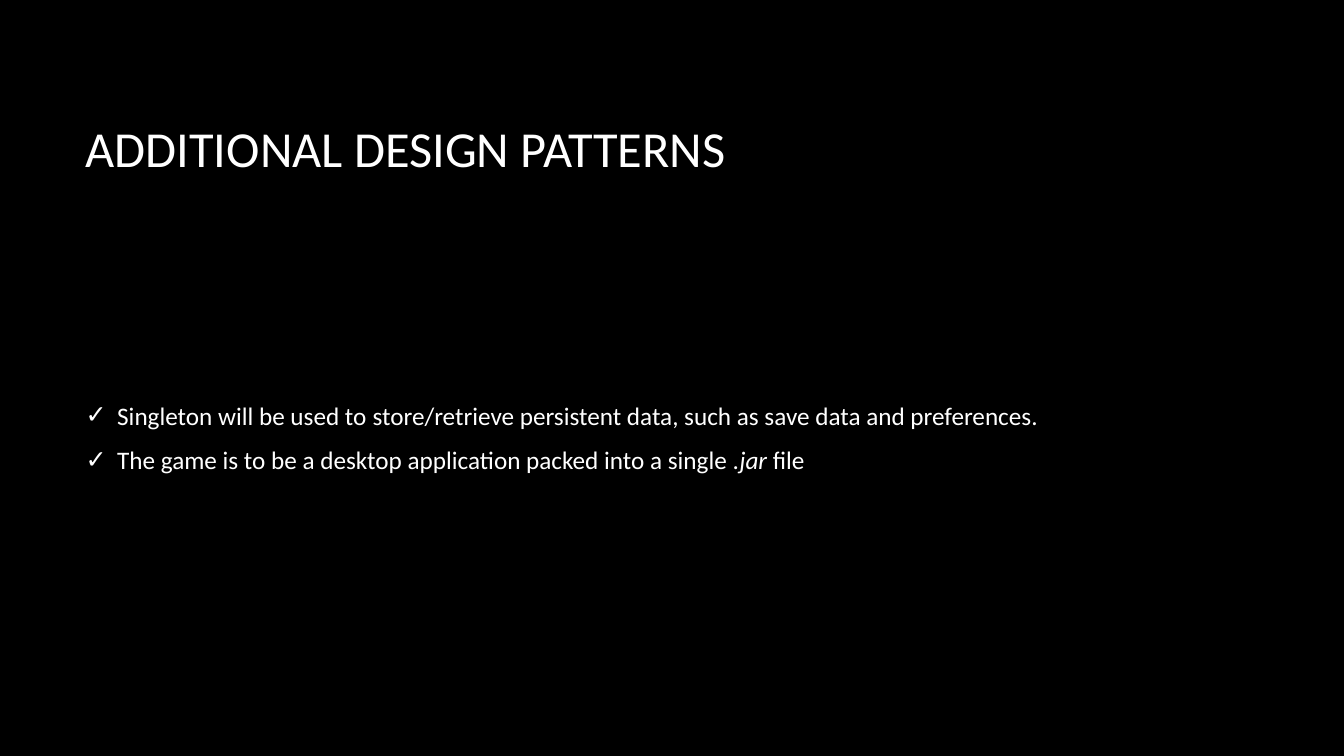
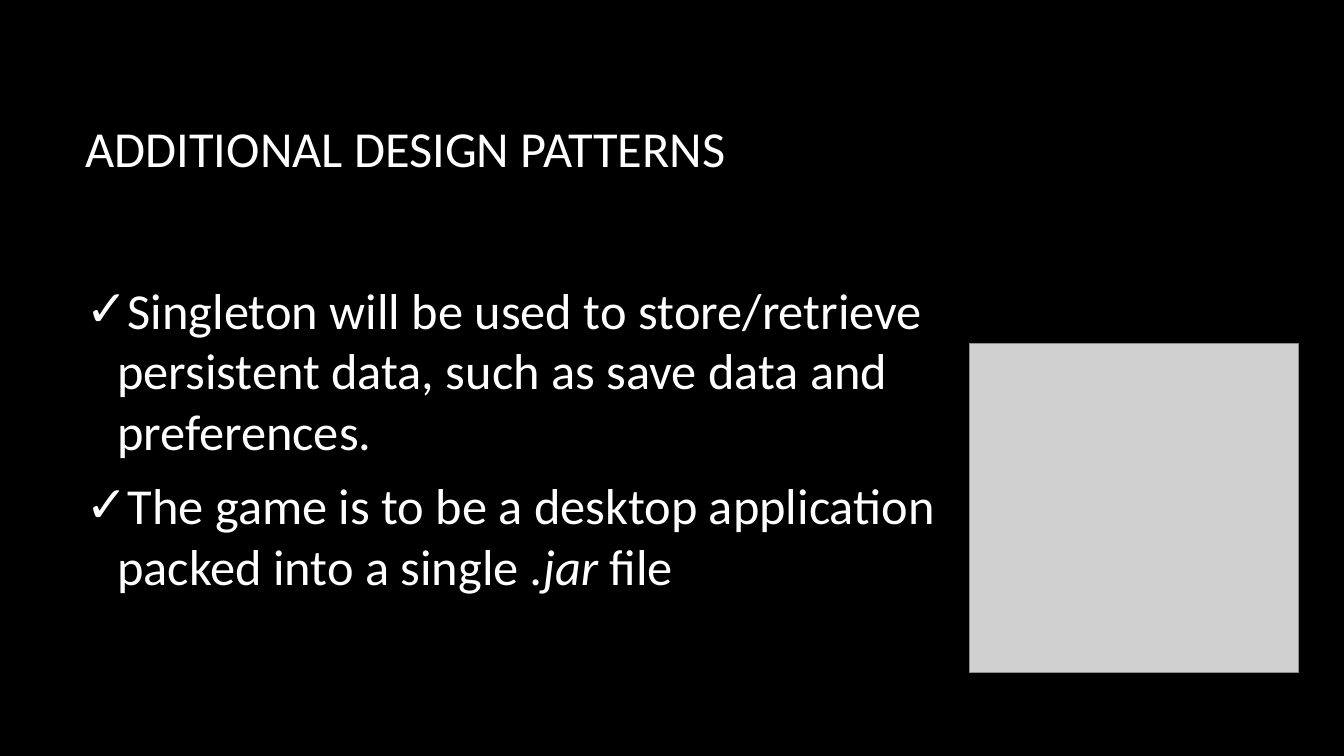
Before and after one commit to PythEch/rocketgame, a slide deck: slide 4 of Documents/DetailedDesign Presentation.pptx. Drawn at 1344x756 pixels with LibreOffice and Linux fonts; fonts in the diff are those of the drawing; grey boxes stand for pictures; background and template pictures are left out. Boxes give left, top, right and bottom in pixels: in the first picture for what was removed or moved away, otherwise in the second. Text is boxed around its words. In the diff, an @@ line names an element or a change of style, - is before the commit and + after.

```diff
--- a/Documents/DetailedDesign Presentation.pptx
+++ b/Documents/DetailedDesign Presentation.pptx
@@ text "Singleton will be used to ..." at <box>117,294,935,594</box>: size 18 to 36 pt @@
@@ picture added at <box>970,344,1299,673</box> @@
```
Also in this commit, not shown: 6 other slides changed, 2 slides added, 1 slide removed.
